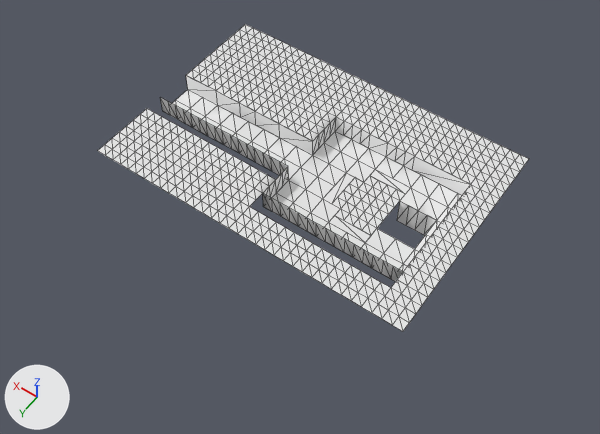
An edit to the OBJ model Ods217/Assets/Level_Data/lvl_DerelictShip/Meshes/lvl_shipElevator1.obj, drawn before and after from the same camera.
Camera for both pictures: a camera (50 mm lens) standing at (-42.1, 43.7, 60.8) and looking at (-14.0, 4.3, -1.0). Arrows for +X, +Y and +Z are at lower left; the lights stay in place. Mesh edges are drawn as thin lines. Where no turn or scale is listed for an object, it has been applied to the vertices. Vertices at the same position are counted once.
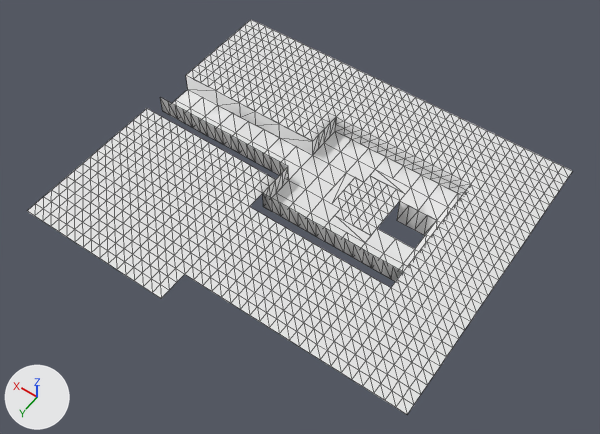
What differs and where, as boxes (x1, y1, x2, y2) in the pictures (600 x 434 px):
```json
{"object": "Default", "change": "reshaped", "before": [98, 24, 529, 331], "after": [28, 20, 572, 414], "on screen": "26% wider, 28% taller"}
{"part": 1, "of": "me_default", "change": "added", "after": [28, 20, 572, 414]}
```

Scene script edits in JSON lines:
```json
{"block": "me_default", "where": "# used by ob_default; location = (0.0, 0.0, 0.0)"}
{"op": "remove", "block": "me_default", "code": "me_default.from_pydata(...)  # 760 vertices, 1252 faces; spans x -29.0..5.0, y -12.0..11.0, z -3.0..2.0"}
{"op": "add", "block": "me_default", "code": "me_default.from_pydata(...)  # 1202 vertices, 2110 faces; spans x -33.0..5.0, y -13.0..20.0, z -3.0..2.0"}
{"block": "me_default", "change": "me_default part 1: 442 vertices added at x -33.0..5.0, y -13.0..20.0, z -1.0..2.0"}
```
